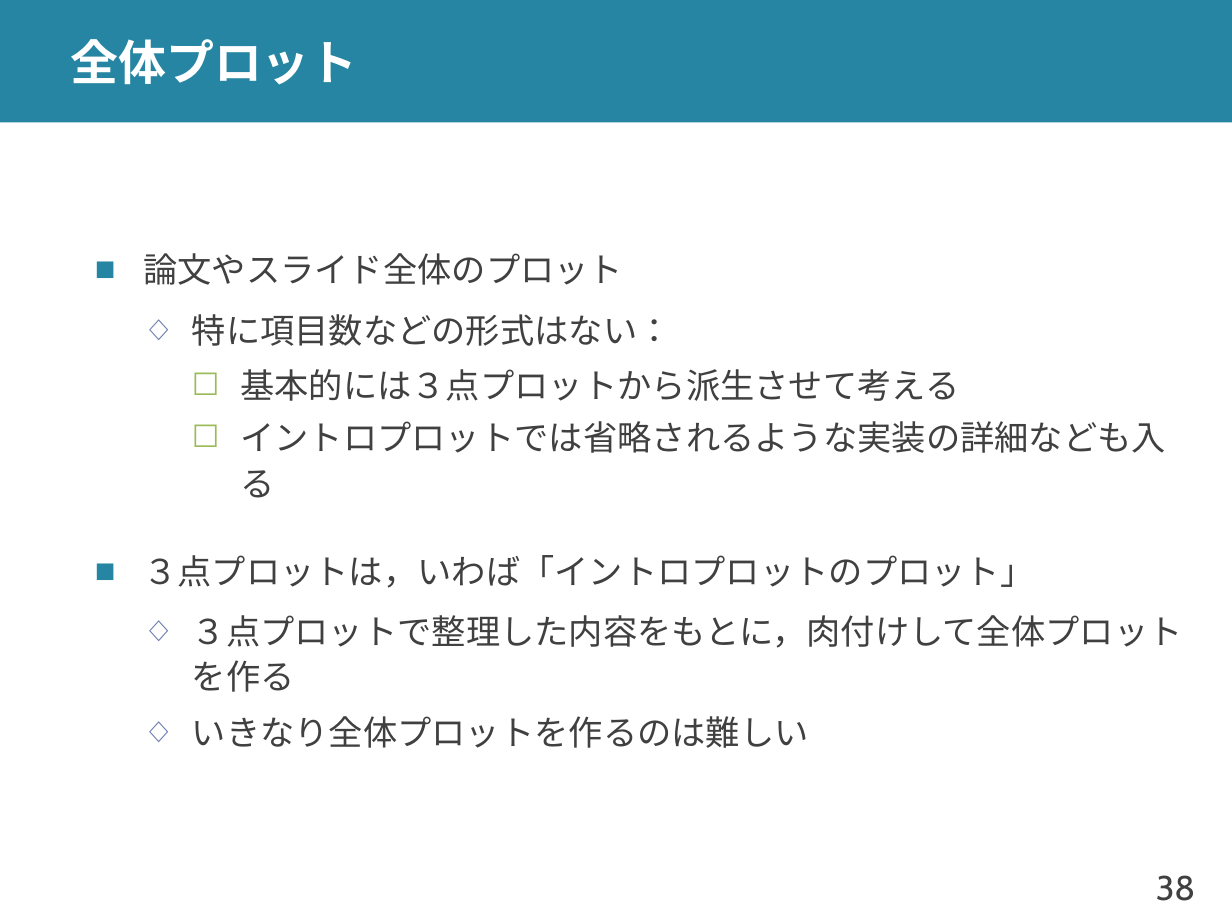
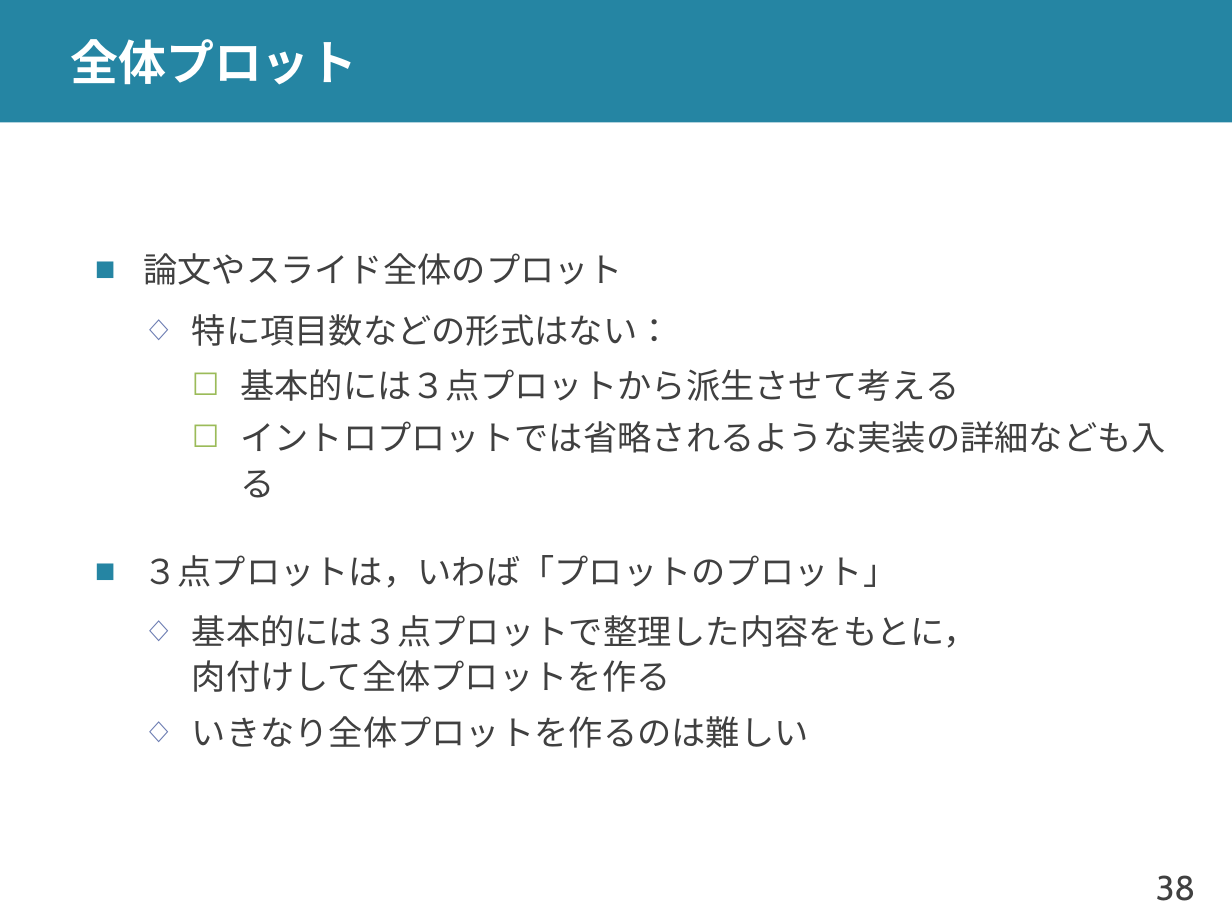
Before and after one commit to shioya-lab/how-to, a slide deck: slide 38 of plot.pptx. Drawn at 1232x924 pixels with LibreOffice and Linux fonts; fonts in the diff are those of the drawing. Boxes give left, top, right and bottom in pixels: in the first picture for what was removed or moved away, otherwise in the second. Text is boxed around its words. In the diff, an @@ line names an element or a change of style, - is before the commit and + after.

```diff
--- a/plot.pptx
+++ b/plot.pptx
@@ text at (143,555,978,692): text changed @@
-■ ３点プロットは，いわば「イントロプロットのプロット」
-  ◇ ３点プロットで整理した内容をもとに，肉付けして全体プロットを作る
+■ ３点プロットは，いわば「プロットのプロット」
+  ◇ 基本的には３点プロットで整理した内容をもとに，
+    肉付けして全体プロットを作る
```
Also in this commit, not shown: 10 other slides changed, 1 other file.
